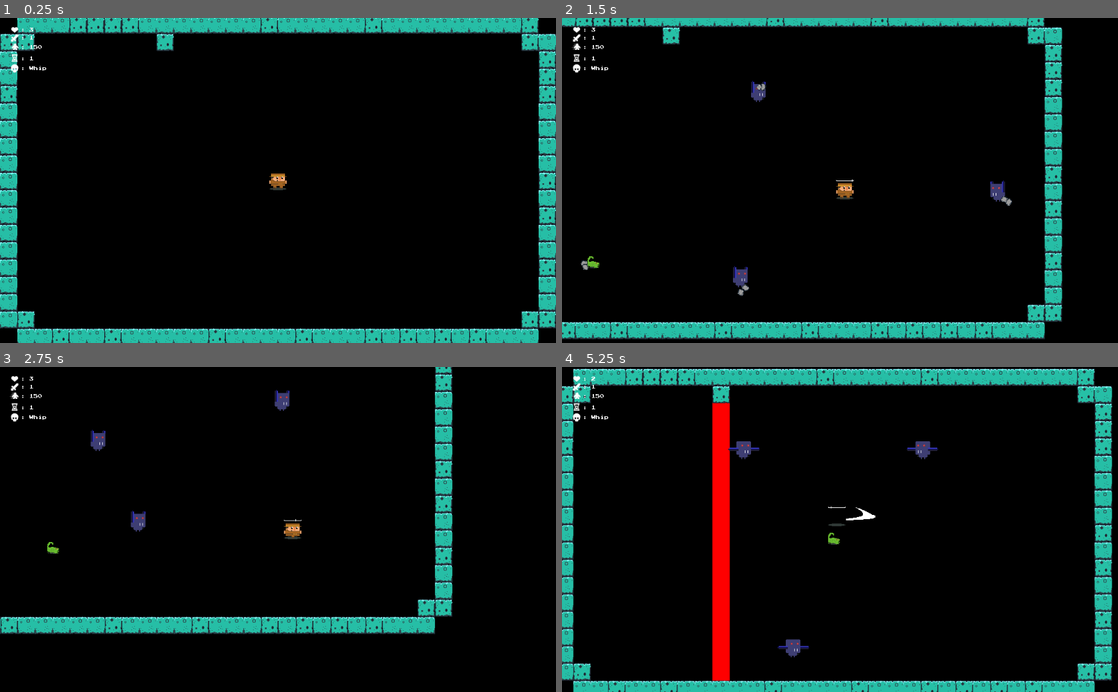
Above: before the commit, frames 1-4 (two rows, left to right).
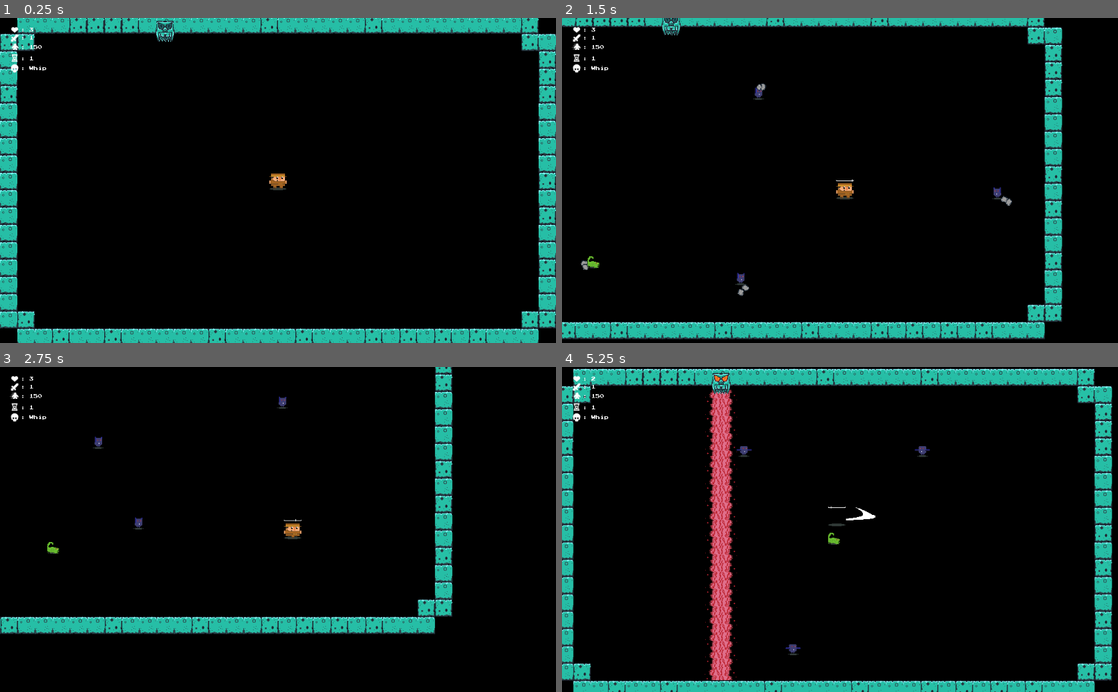
Above: after the commit, the same moments.

Repository: mcerdeira/curse-of-the-rogue
Game: Godot game, scene res://scenes/Main.tscn
The game is run twice, just before and just after one commit, with the same random seed, the same clock (stepped at 60 frames per second) and the same inputs.
Inputs (mouse positions are in pixels of both pictures, inside the frame that each line leads up to):
- Up to frame 1 (0.25 s): no input
- Up to frame 2 (1.5 s): move the mouse to (962, 164) at 0.52 s; press the mouse at (962, 164) at 0.53 s; hold D (right) 0.53-1.28 s; move the mouse to (728, 196) at 1.27 s; release the mouse at (728, 196) at 1.28 s; hold S (down) from 1.28 s (still down); right-click (728, 196) at 1.35 s
- Up to frame 3 (2.75 s): move the mouse to (333, 458) at 2.02 s; release S (down) at 2.03 s; press the mouse at (333, 458) at 2.03 s; hold D (right) from 2.03 s (still down)
- Up to frame 4 (5.25 s): move the mouse to (812, 594) at 2.77 s; release D (right) at 2.78 s; release the mouse at (812, 594) at 2.78 s; hold W (up) 2.78-3.53 s; right-click (812, 594) at 2.85 s; move the mouse to (1006, 578) at 3.52 s; press the mouse at (1006, 578) at 3.53 s; hold A (left) 3.53-5.03 s; move the mouse to (673, 480) at 4.27 s; release the mouse at (673, 480) at 4.28 s; right-click (673, 480) at 4.35 s; move the mouse to (867, 529) at 5.02 s; press the mouse at (867, 529) at 5.03 s; hold S (down) from 5.03 s (still down)

The runs differ from the first frame. In frame 1, 0.3% of the frame differs, in the area x 28-32%, y 0-11%; in frame 2, 0.5%; in frame 3, 0.4%; in frame 4, 3.9%, in the area x 25-68%, y 1-97%.

Commit message:
Lava ajustes

Diff:
--- a/src/scenes/Enemy.tscn
+++ b/src/scenes/Enemy.tscn
@@ -19,6 +19,11 @@
 
 [sub_resource type="SpriteFrames" id=4]
 animations = [ {
+"frames": [ ExtResource( 7 ) ],
+"loop": true,
+"name": "bat",
+"speed": 5.0
+}, {
 "frames": [ ExtResource( 7 ) ],
 "loop": true,
 "name": "scorpion",
@@ -69,11 +74,12 @@
 
 [node name="shadow" type="AnimatedSprite" parent="."]
 frames = SubResource( 4 )
-animation = "scorpion"
+animation = "bat"
 
 [node name="sprite" type="AnimatedSprite" parent="."]
 frames = SubResource( 2 )
-animation = "sign"
+animation = "bat"
+frame = 1
 playing = true
 
 [node name="collider2" type="CollisionShape2D" parent="."]
--- a/src/scenes/Main.tscn
+++ b/src/scenes/Main.tscn
@@ -95,24 +95,24 @@
 [node name="Player" parent="." instance=ExtResource( 1 )]
 position = Vector2( 512, 303 )
 
+[node name="Walls" parent="." instance=ExtResource( 2 )]
+
 [node name="MegaRay" parent="." instance=ExtResource( 11 )]
-position = Vector2( 512, 560 )
+position = Vector2( 512, 589 )
 rotation = -3.14159
 
 [node name="MegaRay2" parent="." instance=ExtResource( 11 )]
-position = Vector2( 304, 48 )
+position = Vector2( 304, 19 )
 
 [node name="MegaRay3" parent="." instance=ExtResource( 11 )]
-position = Vector2( 720, 48 )
+position = Vector2( 720, 19 )
 
 [node name="MegaRayH" parent="." instance=ExtResource( 12 )]
-position = Vector2( 48, 208 )
+position = Vector2( 17, 208 )
 
 [node name="MegaRayH2" parent="." instance=ExtResource( 12 )]
-position = Vector2( 976, 401 )
+position = Vector2( 1005, 400 )
 rotation = 3.14159
-
-[node name="Walls" parent="." instance=ExtResource( 2 )]
 
 [node name="EnemySpawn" parent="." instance=ExtResource( 4 )]
 
--- a/src/scenes/MegaRay.gd
+++ b/src/scenes/MegaRay.gd
@@ -20,12 +20,17 @@
 func _physics_process(delta):
 	if shooting <= 0:
 		shoot_delay -= 1 * delta
+		if shoot_delay <= shoot_delay_total / 2:
+			$sprite.playing = true
+
 		if shoot_delay <= 0:
 			shoot_delay = shoot_delay_total
 			shoot()
 	else:
 		shooting -= 1 * delta
 		if shooting <= 0:
+			$sprite.playing = false
+			$sprite.frame = 0
 			area_on(false)
 
 func shoot():
--- a/src/scenes/MegaRay.tscn
+++ b/src/scenes/MegaRay.tscn
@@ -1,15 +1,19 @@
-[gd_scene load_steps=8 format=2]
+[gd_scene load_steps=12 format=2]
 
-[ext_resource path="res://sprites/floor_spr_0.png" type="Texture" id=1]
+[ext_resource path="res://sprites/lava_throw1.png" type="Texture" id=1]
 [ext_resource path="res://scenes/MegaRay.gd" type="Script" id=2]
-[ext_resource path="res://sprites/lava.png" type="Texture" id=3]
+[ext_resource path="res://sprites/lava_agit_spr_2.png" type="Texture" id=3]
+[ext_resource path="res://sprites/lava_throw2.png" type="Texture" id=4]
+[ext_resource path="res://sprites/lava_throw3.png" type="Texture" id=5]
+[ext_resource path="res://sprites/lava_agit_spr_1.png" type="Texture" id=6]
+[ext_resource path="res://sprites/lava_agit_spr_0.png" type="Texture" id=7]
 
 [sub_resource type="RectangleShape2D" id=3]
 extents = Vector2( 16, 605 )
 
 [sub_resource type="SpriteFrames" id=4]
 animations = [ {
-"frames": [ ExtResource( 3 ) ],
+"frames": [ ExtResource( 7 ), ExtResource( 6 ), ExtResource( 3 ) ],
 "loop": true,
 "name": "default",
 "speed": 5.0
@@ -17,7 +21,7 @@
 
 [sub_resource type="SpriteFrames" id=5]
 animations = [ {
-"frames": [ ExtResource( 1 ) ],
+"frames": [ ExtResource( 1 ), ExtResource( 4 ), ExtResource( 5 ) ],
 "loop": true,
 "name": "default",
 "speed": 5.0
@@ -36,10 +40,13 @@
 shape = SubResource( 3 )
 
 [node name="sprite" type="AnimatedSprite" parent="area"]
-position = Vector2( 0, 268 )
+position = Vector2( 0, 288 )
 frames = SubResource( 4 )
+frame = 1
+playing = true
 
 [node name="sprite" type="AnimatedSprite" parent="."]
+position = Vector2( 0, 8 )
 frames = SubResource( 5 )
 
 [node name="collider" type="CollisionShape2D" parent="."]
--- a/src/scenes/MegaRayH.tscn
+++ b/src/scenes/MegaRayH.tscn
@@ -1,15 +1,19 @@
-[gd_scene load_steps=8 format=2]
+[gd_scene load_steps=12 format=2]
 
 [ext_resource path="res://scenes/MegaRay.gd" type="Script" id=1]
-[ext_resource path="res://sprites/floor_spr_0.png" type="Texture" id=2]
-[ext_resource path="res://sprites/lava_H.png" type="Texture" id=3]
+[ext_resource path="res://sprites/lava_throw1.png" type="Texture" id=2]
+[ext_resource path="res://sprites/lava_agit_H_spr_0.png" type="Texture" id=3]
+[ext_resource path="res://sprites/lava_throw2.png" type="Texture" id=4]
+[ext_resource path="res://sprites/lava_throw3.png" type="Texture" id=5]
+[ext_resource path="res://sprites/lava_agit_H_spr_1.png" type="Texture" id=6]
+[ext_resource path="res://sprites/lava_agit_H_spr_2.png" type="Texture" id=7]
 
 [sub_resource type="RectangleShape2D" id=3]
-extents = Vector2( 361.5, 16 )
+extents = Vector2( 640.25, 16 )
 
 [sub_resource type="SpriteFrames" id=4]
 animations = [ {
-"frames": [ ExtResource( 3 ) ],
+"frames": [ ExtResource( 3 ), ExtResource( 6 ), ExtResource( 7 ) ],
 "loop": true,
 "name": "default",
 "speed": 5.0
@@ -17,7 +21,7 @@
 
 [sub_resource type="SpriteFrames" id=5]
 animations = [ {
-"frames": [ ExtResource( 2 ) ],
+"frames": [ ExtResource( 2 ), ExtResource( 4 ), ExtResource( 5 ) ],
 "loop": true,
 "name": "default",
 "speed": 5.0
@@ -33,14 +37,17 @@
 [node name="area" type="Area2D" parent="."]
 
 [node name="collider" type="CollisionShape2D" parent="area"]
-position = Vector2( 345, 0 )
+position = Vector2( 623.75, 0 )
 shape = SubResource( 3 )
 
 [node name="sprite" type="AnimatedSprite" parent="area"]
 position = Vector2( 496, 0 )
 frames = SubResource( 4 )
+frame = 1
+playing = true
 
 [node name="sprite" type="AnimatedSprite" parent="."]
+rotation = 4.71239
 frames = SubResource( 5 )
 
 [node name="collider" type="CollisionShape2D" parent="."]
Binary file changed: src/sprites/bat_spr_0.png
Binary file changed: src/sprites/bat_spr_1.png
Binary file changed: src/sprites/bat_spr_2.png
Binary file removed: src/sprites/bat_spr_3.png
Binary file removed: src/sprites/lava.png
Binary file removed: src/sprites/lava_H.png
Binary file added: src/sprites/lava_agit_H_spr_0.png
Not shown, added: src/sprites/lava_agit_H_spr_0.png.import
Binary file added: src/sprites/lava_agit_H_spr_1.png
Not shown, added: src/sprites/lava_agit_H_spr_1.png.import
Binary file added: src/sprites/lava_agit_H_spr_2.png
Not shown, added: src/sprites/lava_agit_H_spr_2.png.import
(and 18 more such lines)
